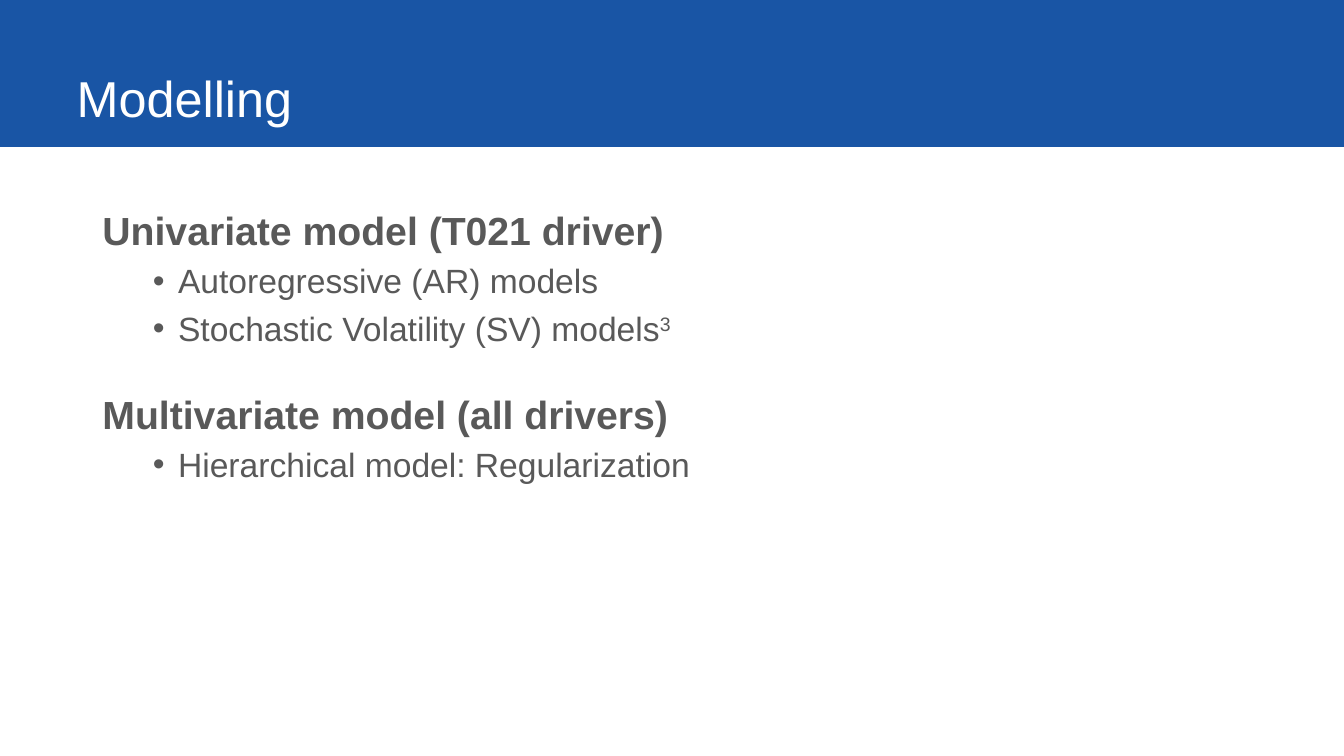
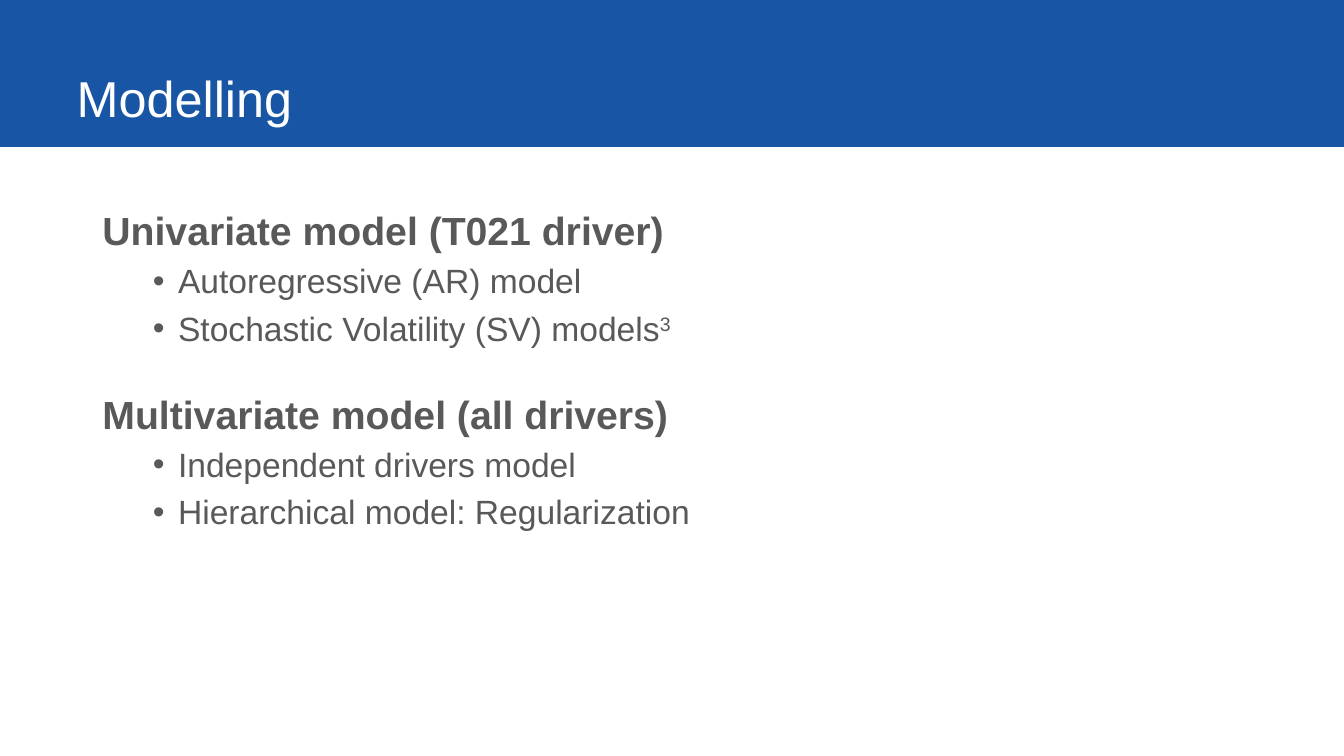
Before and after one commit to ybryan/stat685_distracted_driving, a slide deck: slide 6 of src/presentation/final_presentation.pptx. Drawn at 1344x756 pixels with LibreOffice and Linux fonts; fonts in the diff are those of the drawing. Boxes give left, top, right and bottom in pixels: in the first picture for what was removed or moved away, otherwise in the second. Text is boxed around its words. In the diff, an @@ line names an element or a change of style, - is before the commit and + after.

```diff
--- a/src/presentation/final_presentation.pptx
+++ b/src/presentation/final_presentation.pptx
@@ text at box(178, 268, 582, 300): text changed @@
-  • Autoregressive (AR) models
+  • Autoregressive (AR) model
@@ text at box(178, 452, 576, 484): paragraph added @@
+  • Independent drivers model
```
Also in this commit, not shown: 2 other slides changed, 3 slides added, 1 other file.
